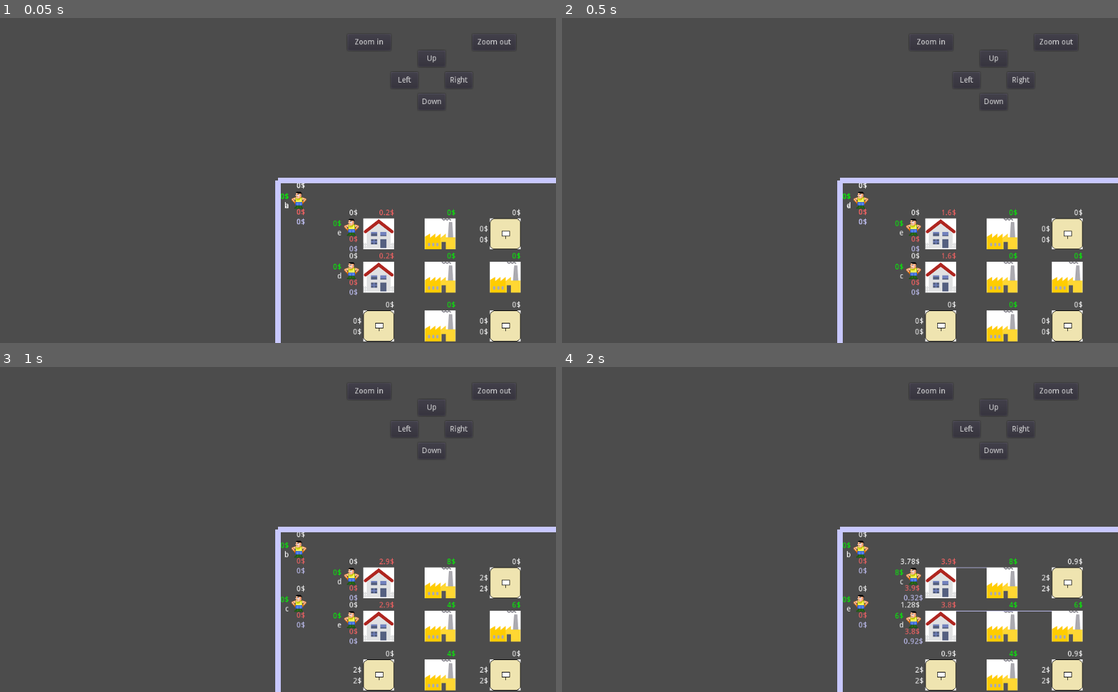
Above: before the commit, frames 1-4 (two rows, left to right).
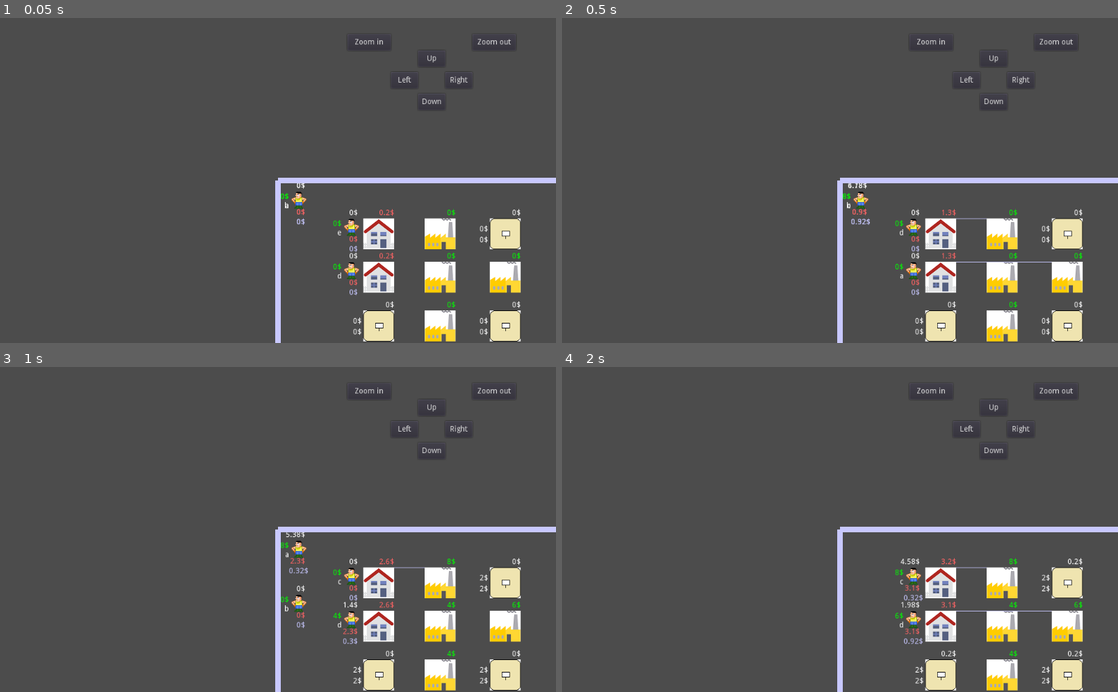
Above: after the commit, the same moments.

Repository: carlostgit/Houses
Game: Godot game, scene res://World.tscn
Same seed, same stepped clock (60 frames per second), same inputs: the game is played once before the commit and once after it.
Inputs (mouse positions are in pixels of both pictures, inside the frame that each line leads up to):
- Up to frame 1 (0.05 s): no input
- Up to frame 2 (0.5 s): no input
- Up to frame 3 (1 s): click (300, 549) at 0.52 s
- Up to frame 4 (2 s): click (940, 581) at 1.27 s

Frame 1 is identical in both runs. In frame 2, 0.2% of the frame differs, in the area x 50-89%, y 50-81%; in frame 3, 0.2%; in frame 4, 0.4%, in the area x 50-93%, y 50-90%.

Commit message:
Cambio algunos parámetros para que no se bloquee tanto al hacer los calculos

Diff:
--- a/House.tscn
+++ b/House.tscn
@@ -26,7 +26,7 @@
 autostart = true
 
 [node name="TimerAct" type="Timer" parent="."]
-wait_time = 0.1
+wait_time = 0.5
 autostart = true
 [connection signal="pressed" from="HouseTexture" to="." method="_on_HouseTexture_pressed"]
 [connection signal="timeout" from="TimerUpdateLabel" to="." method="_on_TimerUpdateLabel_timeout"]
--- a/World.tscn
+++ b/World.tscn
@@ -62,6 +62,21 @@
 ] instance=ExtResource( 4 )]
 position = Vector2( 160, 320 )
 
+[node name="House10" parent="." groups=[
+"houses",
+] instance=ExtResource( 4 )]
+position = Vector2( 1760, 340 )
+
+[node name="House11" parent="." groups=[
+"houses",
+] instance=ExtResource( 4 )]
+position = Vector2( 1760, 430 )
+
+[node name="House12" parent="." groups=[
+"houses",
+] instance=ExtResource( 4 )]
+position = Vector2( 1760, 520 )
+
 [node name="Factory" parent="." groups=[
 "factories",
 ] instance=ExtResource( 5 )]
@@ -73,6 +88,24 @@
 ] instance=ExtResource( 5 )]
 position = Vector2( 270, 320 )
 _salary = 4.0
+
+[node name="Factory9" parent="." groups=[
+"factories",
+] instance=ExtResource( 5 )]
+position = Vector2( 1860, 340 )
+_salary = 1.0
+
+[node name="Factory11" parent="." groups=[
+"factories",
+] instance=ExtResource( 5 )]
+position = Vector2( 1860, 430 )
+_salary = 1.0
+
+[node name="Factory12" parent="." groups=[
+"factories",
+] instance=ExtResource( 5 )]
+position = Vector2( 1860, 520 )
+_salary = 1.0
 
 [node name="Factory3" parent="." groups=[
 "factories",
--- a/Yard.gd
+++ b/Yard.gd
@@ -114,7 +114,7 @@
 	#solo cuando todavía se tiene inquilino
 	var estimated_payable_rent:float = self.get_estimated_payable_rent()
 
-	var max_count:int = 10
+	var max_count:int = 3
 	var count:int = 0
 	var best_house:Node2D = self.get_house()
 #	while best_house == self.get_house():
